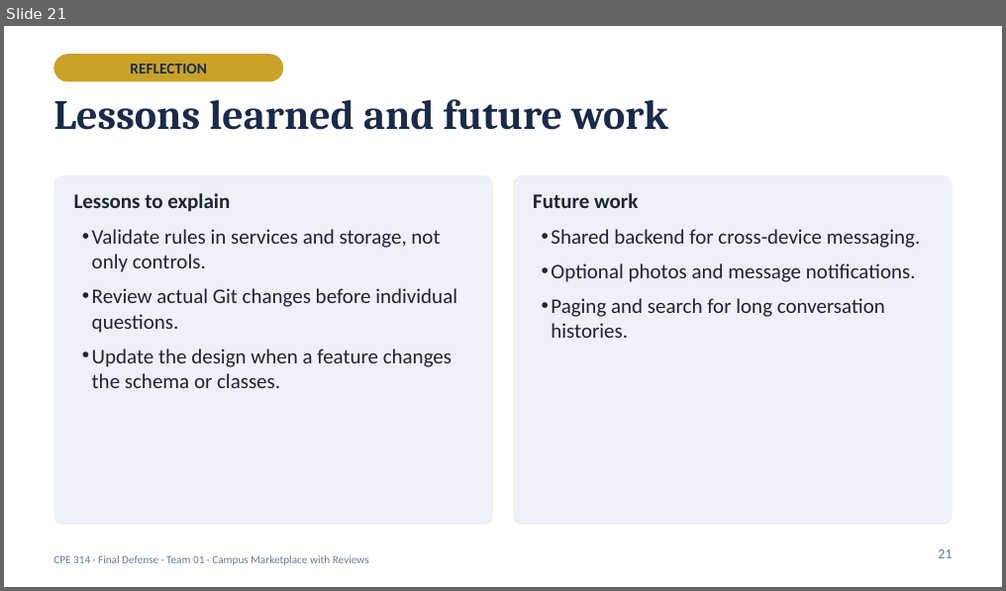
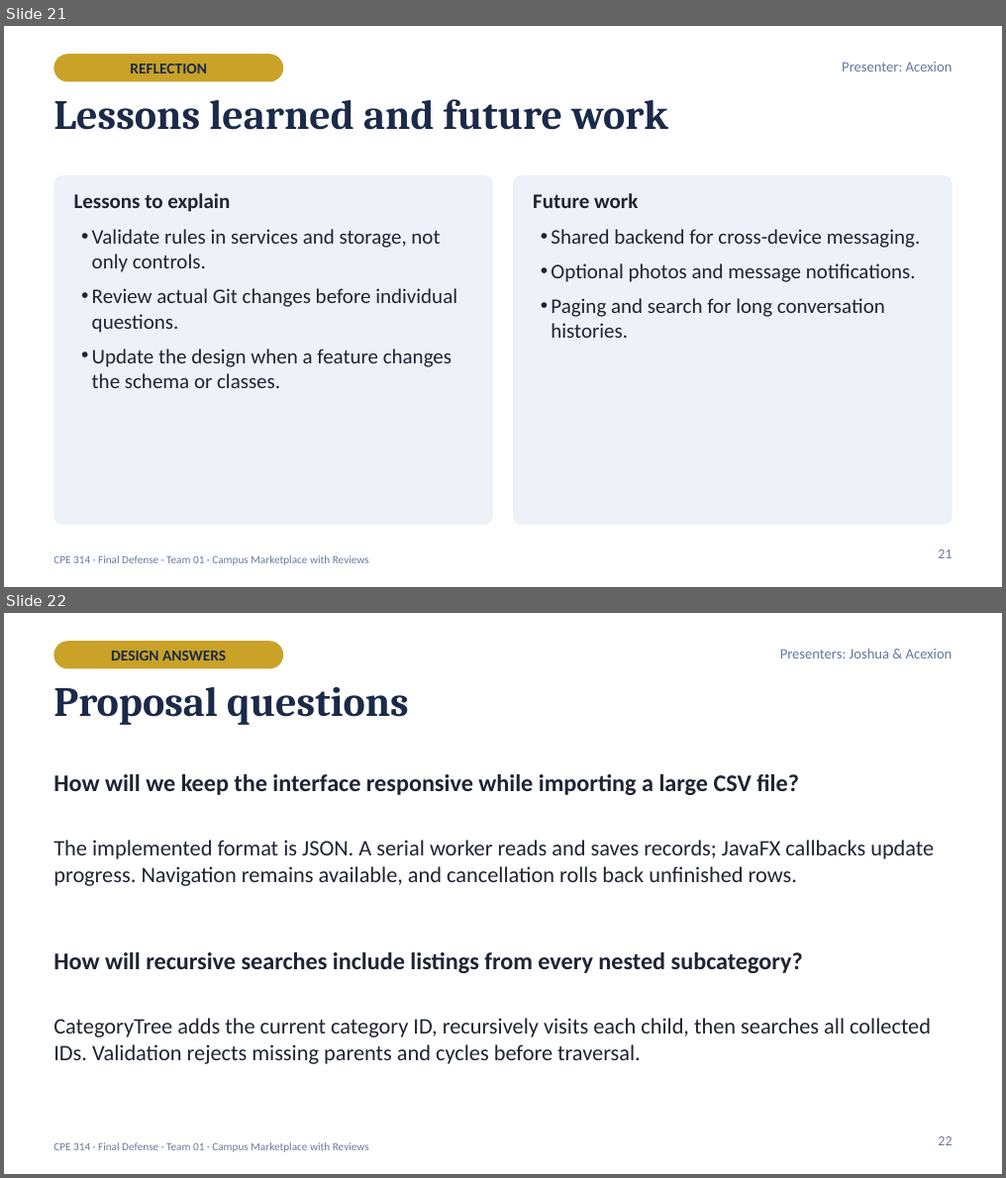
Before and after one commit to XionAce/cpe314-69323-capstone-team-01, a slide deck: docs/Group1_Campus_Marketplace_Final_Defense.pptx. Shown one above the other, each under a label of ours: slide 21 before the commit, slides 21 and 22 after it. The pictures are 1006x591 and 1006x1178 pixels, drawn with LibreOffice and Linux fonts; fonts in the diff are those of the drawing. Boxes give left, top, right and bottom in pixels: in the first picture for what was removed or moved away, otherwise in the second. Text is boxed around its words. In the diff, an @@ line names an element or a change of style, - is before the commit and + after.

Commit message:
docs: revise project design and final defense presentation

```diff
--- a/docs/Group1_Campus_Marketplace_Final_Defense.pptx
+++ b/docs/Group1_Campus_Marketplace_Final_Defense.pptx
@@ slide 22 added at <box>4,613,1002,1174</box>, background #FFFFFF; not listed: 1 template element that a slide beside it also shows @@
@@ rounded rectangle added at <box>54,641,283,668</box>, fill #C9A227 @@
@@ text added at <box>111,651,226,661</box>, 11 pt, text #1B2A49, bold @@
+DESIGN ANSWERS
@@ text added at <box>780,649,952,659</box>, 10.5 pt, text #66799B @@
+Presenters: Joshua & Acexion
@@ title added at <box>54,687,409,725</box>, 30 pt, text #1B2A49, bold @@
+Proposal questions
@@ text added at <box>54,774,799,795</box>, 17.2 pt, text #1E2433, bold @@
+How will we keep the interface responsive while importing a large CSV file?
@@ text added at <box>54,840,934,886</box>, 16 pt, text #1E2433 @@
+The implemented format is JSON. A serial worker reads and saves records; JavaFX callbacks update progress. Navigation remains available, and cancellation rolls back unfinished rows.
@@ text added at <box>54,953,803,973</box>, 17.2 pt, text #1E2433, bold @@
+How will recursive searches include listings from every nested subcategory?
@@ text added at <box>54,1018,931,1064</box>, 16 pt, text #1E2433 @@
+CategoryTree adds the current category ID, recursively visits each child, then searches all collected IDs. Validation rejects missing parents and cycles before traversal.
@@ page number added at <box>938,1137,951,1146</box>, 10 pt, text #6B7A99 @@
+22
@@ slide 21 changed as well @@
@@ text added at <box>842,62,952,72</box>, 10.5 pt, text #66799B @@
+Presenter: Acexion
```
Also in this commit, not shown: 18 other slides changed, 4 other slides added, 3 slides removed, 8 other files.
